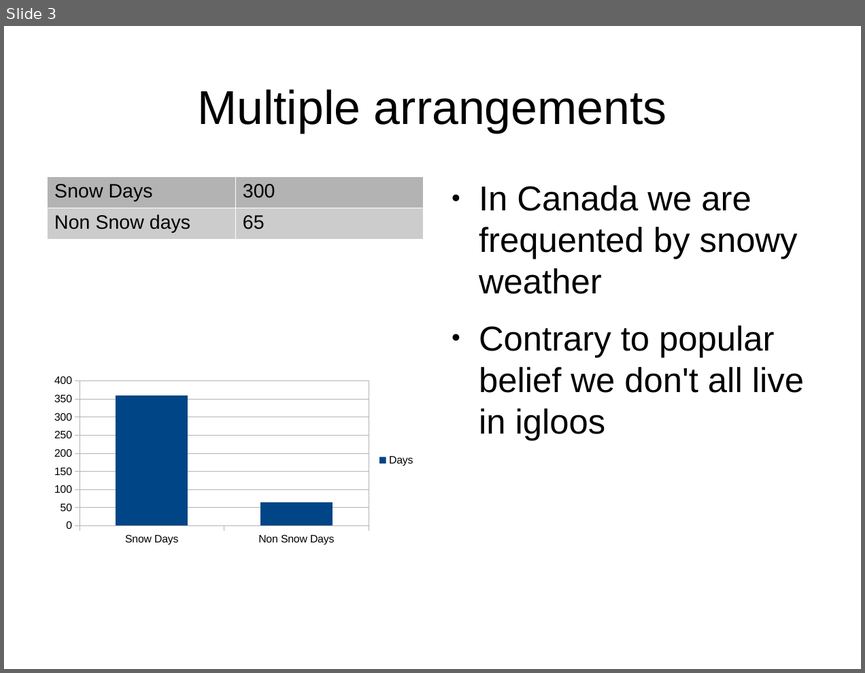
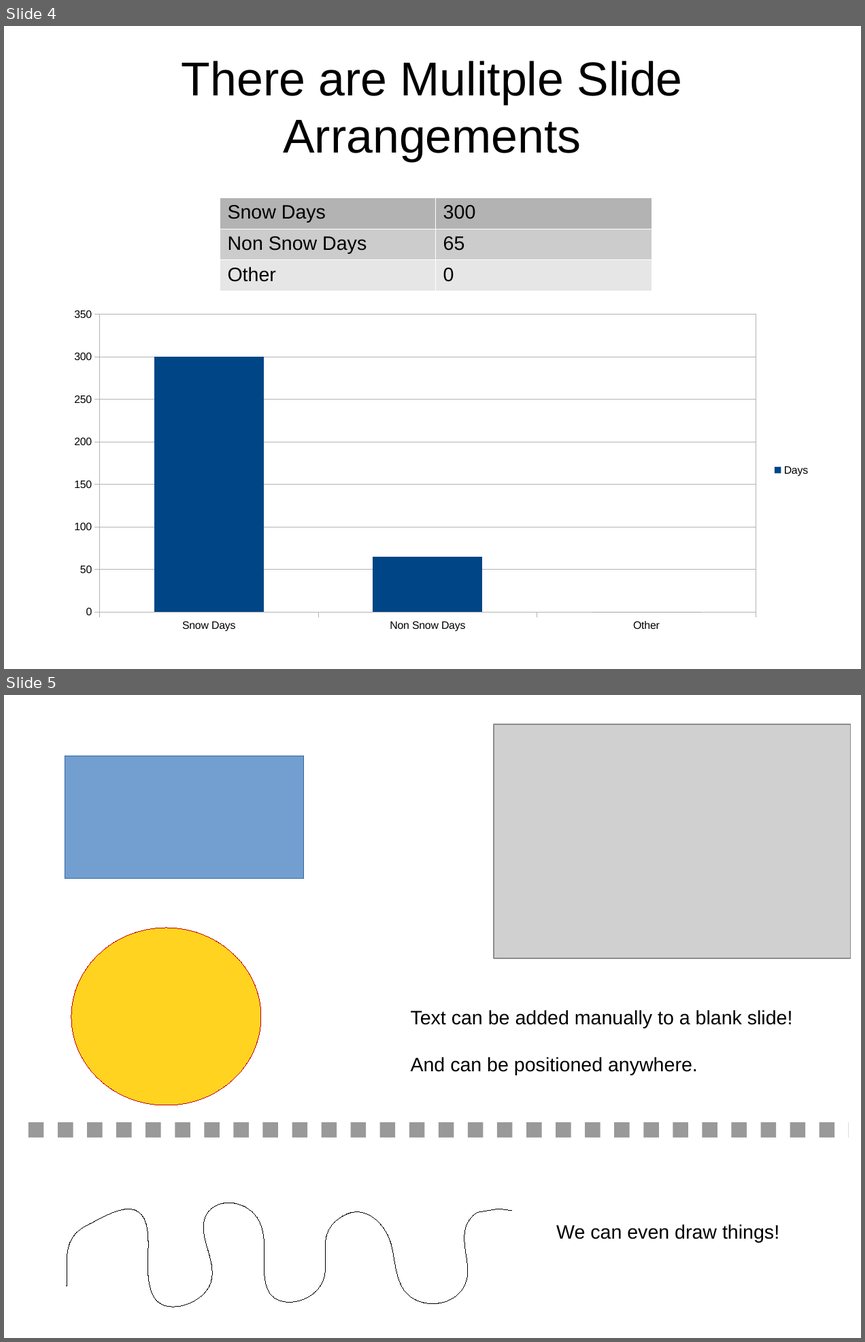
Before and after one commit to SMUCSM/UgandaV, a slide deck: Presentations101.odp. Shown one above the other, each under a label of ours: slide 3 before the commit, slides 4 and 5 after it. The pictures are 865x673 and 865x1342 pixels, drawn with LibreOffice and Linux fonts; fonts in the diff are those of the drawing; grey boxes stand for pictures. Boxes give left, top, right and bottom in pixels: in the first picture for what was removed or moved away, otherwise in the second. Text is boxed around its words. In the diff, an @@ line names an element or a change of style, - is before the commit and + after.

```diff
--- a/Presentations101.odp
+++ b/Presentations101.odp
@@ slide 5 added at (4, 695, 861, 1338), background #FFFFFF @@
@@ picture added at (494, 724, 851, 959) @@
@@ rectangle added at (65, 756, 304, 879), fill #729FCF, outline #3465A4 0 pt @@
@@ ellipse added at (71, 928, 261, 1105), fill #FFD320, outline #C5000B 0 pt @@
@@ text added at (411, 1010, 793, 1075), 18 pt, text #000000 @@
+Text can be added manually to a blank slide!
+And can be positioned anywhere.
@@ line added from (28, 1130) to (849, 1130), #999999 14.17 pt @@
@@ freeform shape added at (67, 1203, 513, 1307), outline #000000 0 pt @@
@@ text added at (556, 1224, 779, 1242), 18 pt, text #000000 @@
+We can even draw things!
@@ what was slide 3 is now slide 4 @@
@@ slide 4 changed as well @@
@@ title at (181, 61, 683, 161): text changed @@
-Multiple arrangements
+There are Mulitple Slide Arrangements
@@ text removed at (479, 185, 804, 440) @@
-● In Canada we are frequented by snowy weather
-● Contrary to popular belief we don't all live in igloos
@@ table at (220, 197, 653, 286) @@
-row 2: Non Snow days | 65
+row 2: Non Snow Days | 65
+row 3: Other | 0
@@ table: place and size @@
-table at (47, 176, 423, 235)
+table at (220, 197, 653, 286)
@@ column chart at (59, 301, 818, 638) @@
-categories: Snow Days, Non Snow Days
+categories: Snow Days, Non Snow Days, Other
-Days: 360, 60
+Days: 300, 65, 0
@@ column chart: place and size @@
-column chart at (47, 371, 423, 549)
+column chart at (59, 301, 818, 638)
```
Also in this commit, not shown: 1 other slide changed, 2 other slides added, 2 slides removed.
